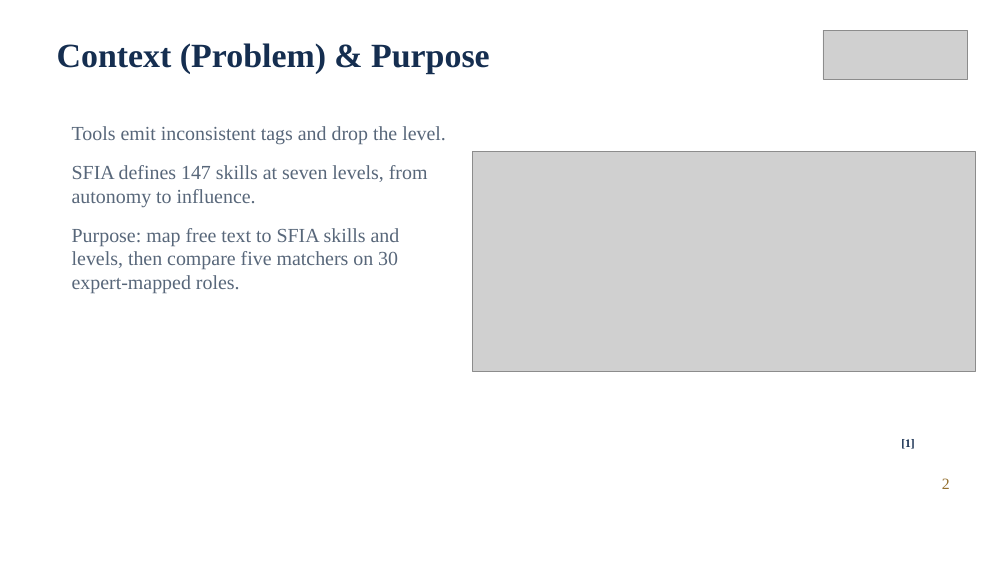
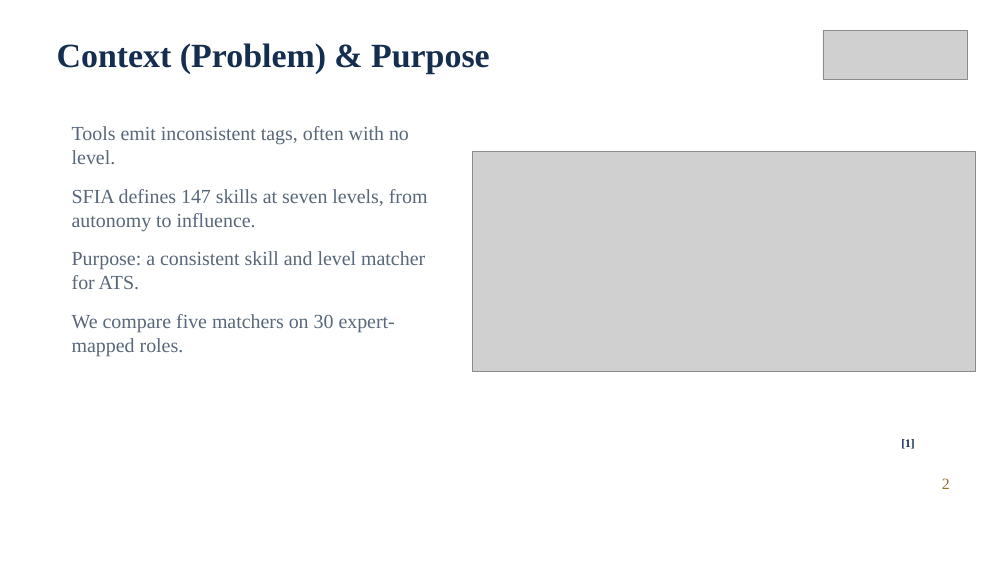
Before and after one commit to prdai/sfia-structured-skill-extraction, a slide deck: slide 2 of talk/deck/ICAC2026_564.pptx. Drawn at 1008x567 pixels with LibreOffice and Linux fonts; fonts in the diff are those of the drawing; grey boxes stand for pictures; background and template pictures are left out. Boxes give left, top, right and bottom in pixels: in the first picture for what was removed or moved away, otherwise in the second. Text is boxed around its words. In the diff, an @@ line names an element or a change of style, - is before the commit and + after.

```diff
--- a/talk/deck/ICAC2026_564.pptx
+++ b/talk/deck/ICAC2026_564.pptx
@@ text at [72,126,409,164]: text changed @@
-Tools emit inconsistent tags and drop the level.
+Tools emit inconsistent tags, often with no level.
@@ text at [72,251,425,357]: text changed @@
-Purpose: map free text to SFIA skills and levels, then compare five matchers on 30 expert-mapped roles.
+Purpose: a consistent skill and level matcher for ATS.
+We compare five matchers on 30 expert-mapped roles.
```
Also in this commit, not shown: 2 other slides changed, 2 other files.
